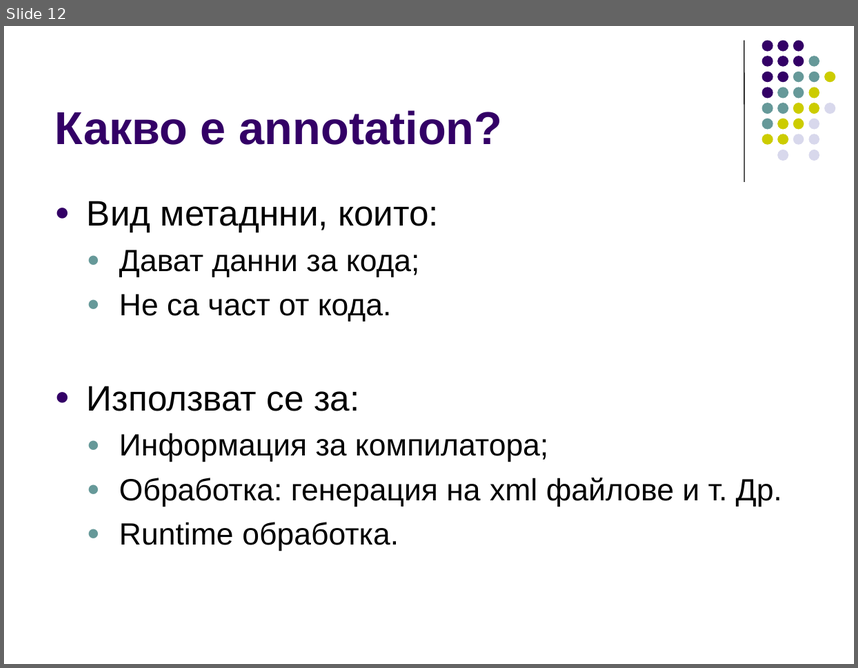
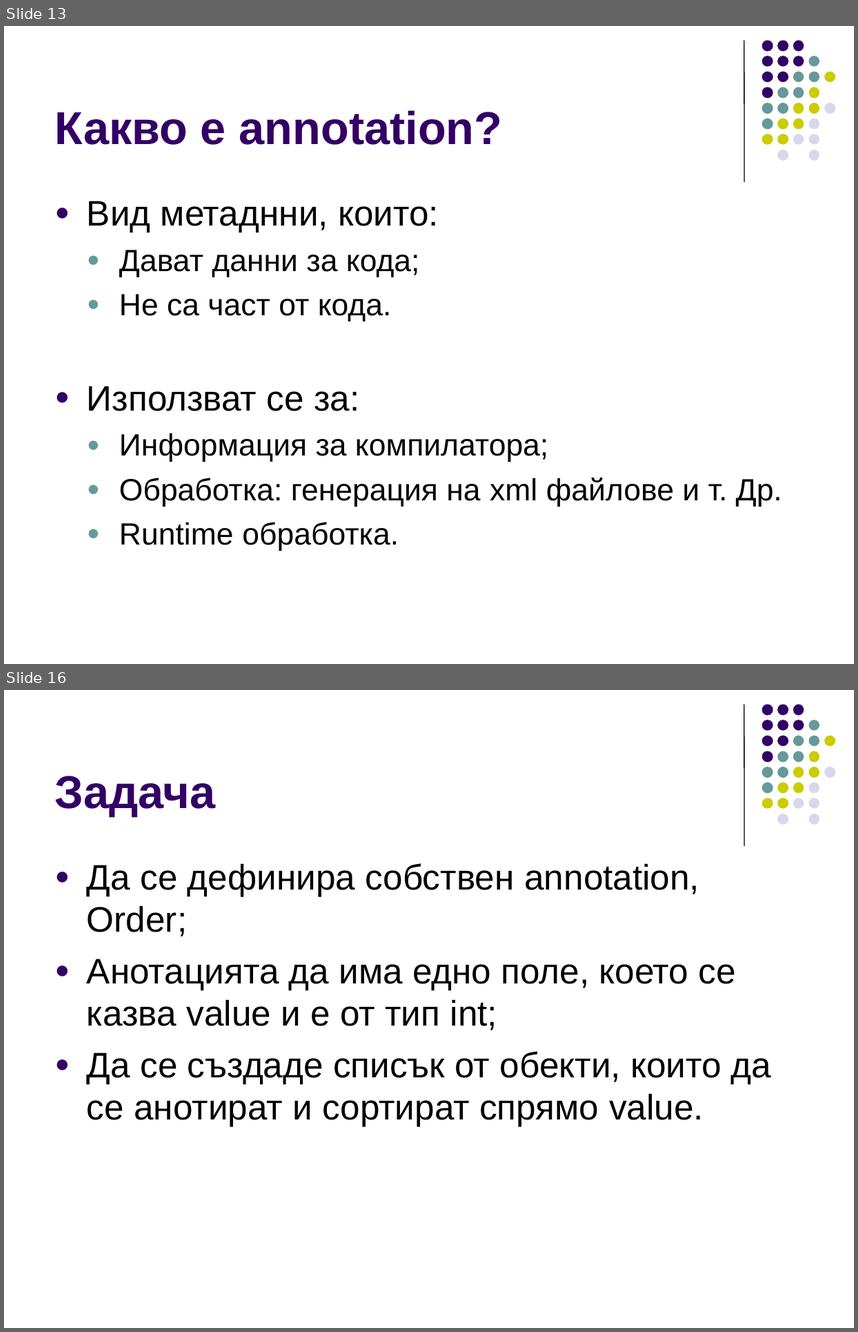
Before and after one commit to ivorusev/startup-factory-java-course, a slide deck: slides/10-Regexp.ppt. Shown one above the other, each under a label of ours: slide 12 before the commit, slides 13 and 16 after it; the slides between them are not shown. The pictures are 858x668 and 858x1332 pixels, drawn with LibreOffice and Linux fonts; fonts in the diff are those of the drawing. Boxes give left, top, right and bottom in pixels: in the first picture for what was removed or moved away, otherwise in the second. Text is boxed around its words. In the diff, an @@ line names an element or a change of style, - is before the commit and + after.

```diff
--- a/slides/10-Regexp.ppt
+++ b/slides/10-Regexp.ppt
@@ slide 16 added at [4, 690, 854, 1328], background #FFFFFF; not listed: 32 template elements that a slide beside it also shows @@
@@ title added at [55, 776, 215, 816], 39 pt, text #330066, bold @@
+Задача
@@ text added at [87, 863, 771, 1127], 30 pt, text #000000 @@
+● Да се дефинира собствен annotation, Order;
+● Анотацията да има едно поле, което се казва value и е от тип int;
+● Да се създаде списък от обекти, които да се анотират и сортират спрямо value.
@@ what was slide 12 is now slide 13 @@
```
Also in this commit, not shown: 2 slides changed, 4 other slides added, 1 slide removed.
